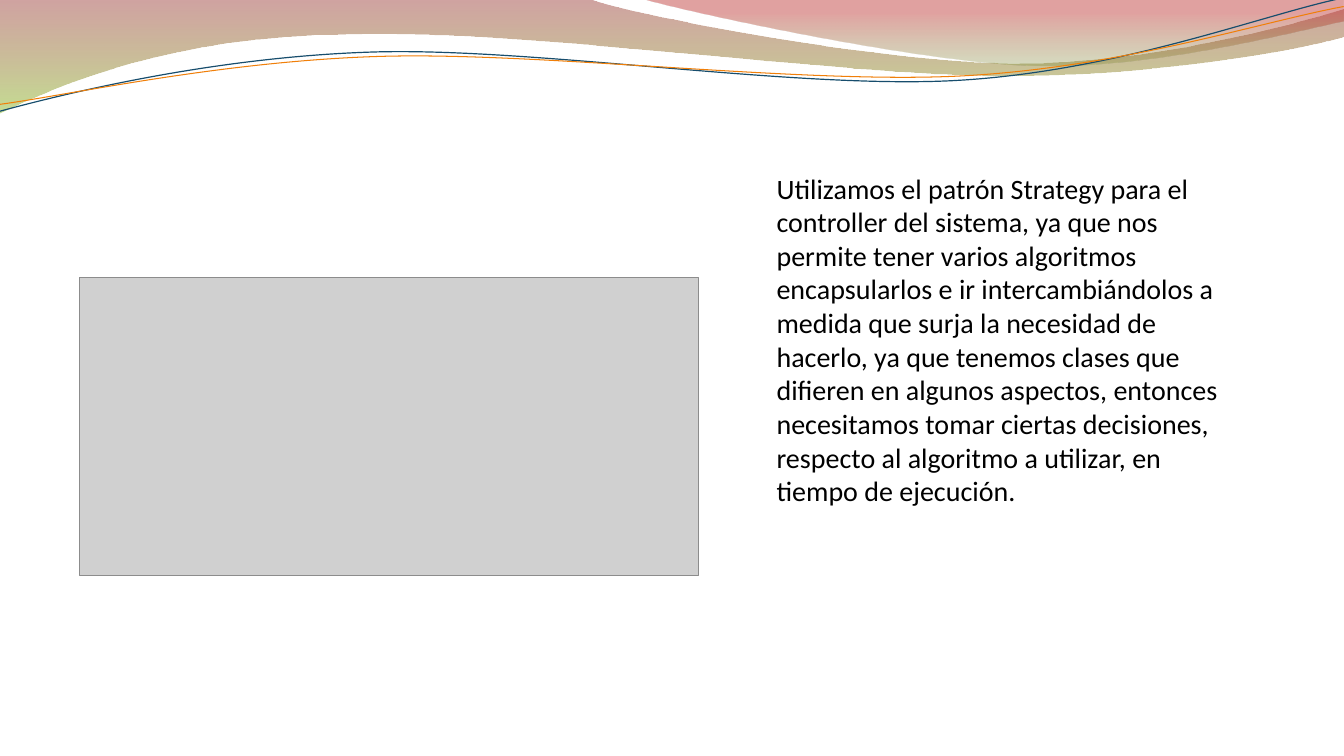
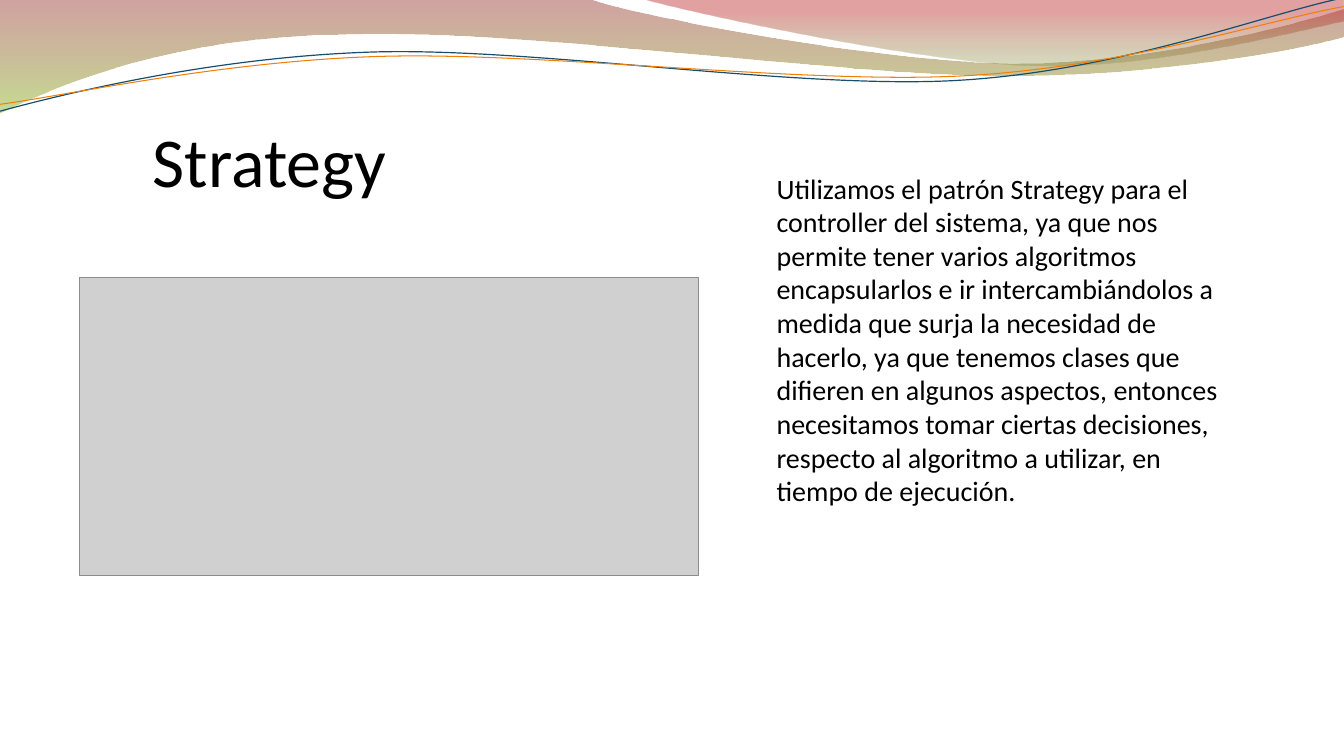
Before and after one commit to jerebenitez/2017-UNC-IngSoft-cmd, a slide deck: slide 20 of docs/Pesentación.pptx. Drawn at 1344x756 pixels with LibreOffice and Linux fonts; fonts in the diff are those of the drawing; grey boxes stand for pictures; background and template pictures are left out. Boxes give left, top, right and bottom in pixels: in the first picture for what was removed or moved away, otherwise in the second. Text is boxed around its words. In the diff, an @@ line names an element or a change of style, - is before the commit and + after.

```diff
--- a/docs/Pesentación.pptx
+++ b/docs/Pesentación.pptx
@@ text at bbox=[153, 141, 386, 199]: text changed; text colour #FFFFFF to #000000 @@
-strategy
+Strategy
```
Also in this commit, not shown: 4 other slides changed, 1 slide added, 2 slides removed, 1 other file.
